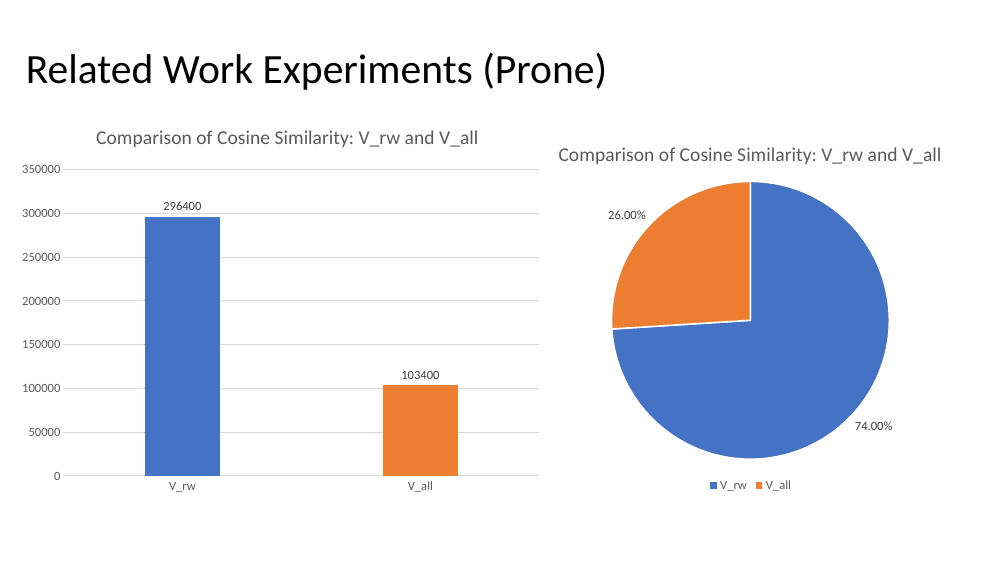
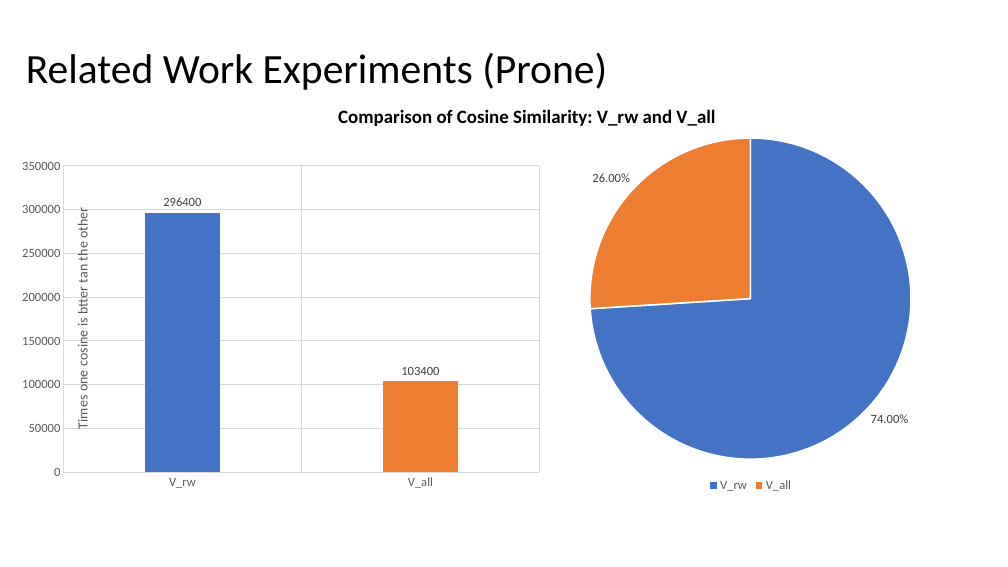
Before and after one commit to kwchurch/JSALT_Better_Together, a slide deck: slide 21 of slides/final_presentation_draft/Experiments/Related_Work_Hypothesis_final.pptx. Drawn at 1008x567 pixels with LibreOffice and Linux fonts; fonts in the diff are those of the drawing. Boxes give left, top, right and bottom in pixels: in the first picture for what was removed or moved away, otherwise in the second. Text is boxed around its words. In the diff, an @@ line names an element or a change of style, - is before the commit and + after.

```diff
--- a/slides/final_presentation_draft/Experiments/Related_Work_Hypothesis_final.pptx
+++ b/slides/final_presentation_draft/Experiments/Related_Work_Hypothesis_final.pptx
@@ column chart at [22, 106, 553, 505] @@
@@ title "Comparison of Cosine Similarity: V_rw and V_all " removed @@
@@ value axis title "" to "Times one cosine is btter tan the other " @@
@@ category axis changed @@
@@ column chart: place and size @@
-column chart at [22, 110, 553, 509]
+column chart at [22, 106, 553, 505]
@@ text added at [338, 109, 715, 126], 18 pt, text #000000, bold @@
+Comparison of Cosine Similarity: V_rw and V_all
@@ pie chart at [504, 128, 997, 496] @@
@@ title "Comparison of Cosine Similarity: V_rw and V_all " removed @@
```
Also in this commit, not shown: 3 other slides changed.
